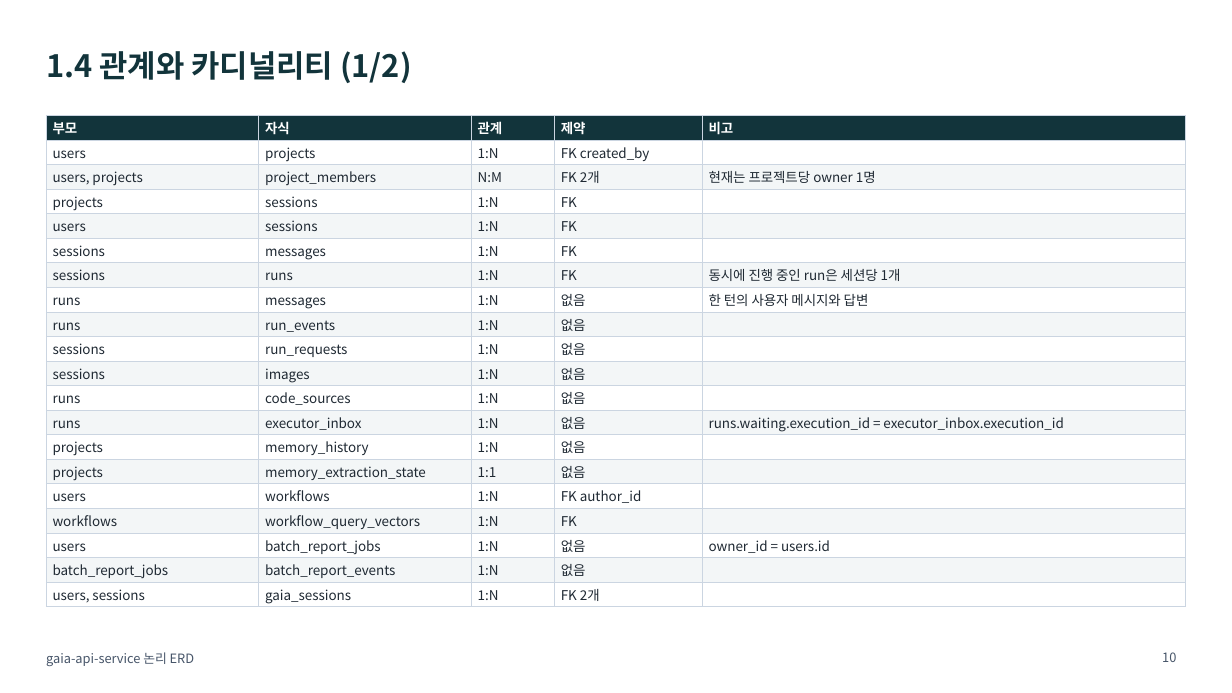
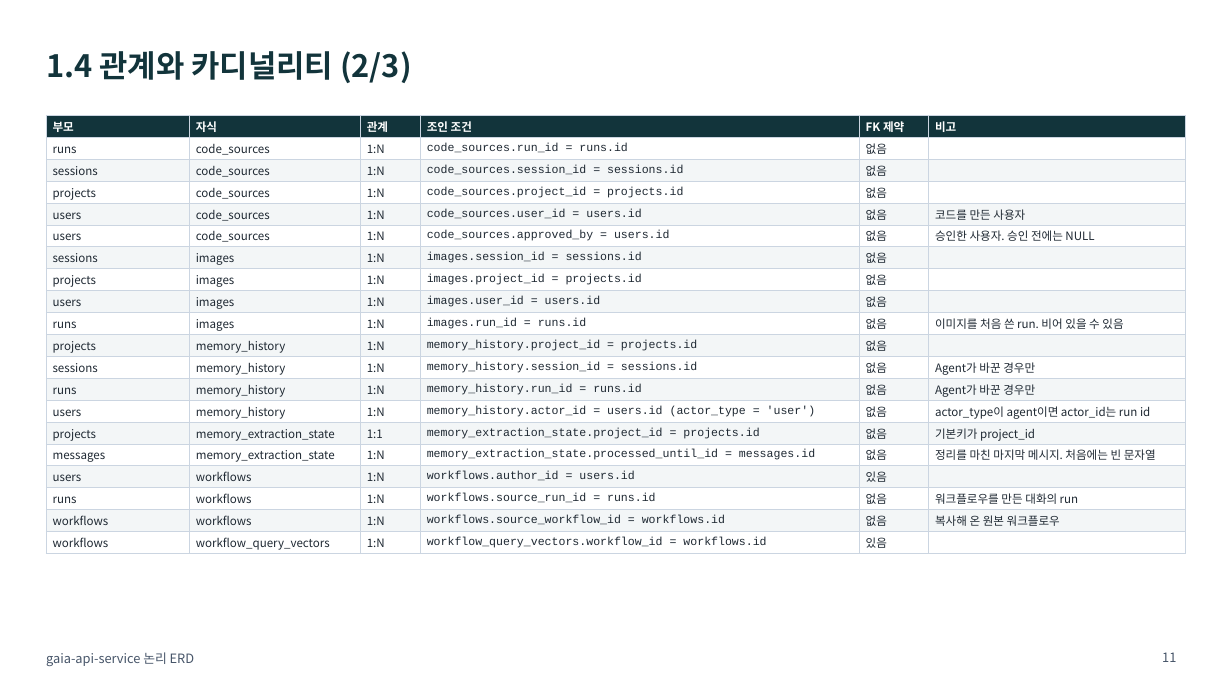
Before and after one commit to KimHwaJin/pr-agentic-service, a slide deck: slide 11 of docs/deliverables/04-erd-logical.pptx (slide 10 before the commit). Drawn at 1232x693 pixels with LibreOffice and Linux fonts; fonts in the diff are those of the drawing. Boxes give left, top, right and bottom in pixels: in the first picture for what was removed or moved away, otherwise in the second. Text is boxed around its words. In the diff, an @@ line names an element or a change of style, - is before the commit and + after.

```diff
--- a/docs/deliverables/04-erd-logical.pptx
+++ b/docs/deliverables/04-erd-logical.pptx
@@ title at (46, 51, 412, 83): text changed @@
-1.4 관계와 카디널리티 (1/2)
+1.4 관계와 카디널리티 (2/3)
@@ table at (46, 116, 1186, 554) @@
-column 1: 부모 | users | users, projects | projects | users | sessions | sessions | runs | runs | sessions | sessions | runs | runs | projects | projects | users | workflows | users | batch_report_jobs | users, sessions
-column 2: 자식 | projects | project_members | sessions | sessions | messages | runs | messages | run_events | run_requests | images | code_sources | executor_inbox | memory_history | memory_extraction_state | workflows | workflow_query_vectors | batch_report_jobs | batch_report_events | gaia_sessions
-column 3: 관계 | 1:N | N:M | 1:N | 1:N | 1:N | 1:N | 1:N | 1:N | 1:N | 1:N | 1:N | 1:N | 1:N | 1:1 | 1:N | 1:N | 1:N | 1:N | 1:N
-column 4: 제약 | FK created_by | FK 2개 | FK | FK | FK | FK | 없음 | 없음 | 없음 | 없음 | 없음 | 없음 | 없음 | 없음 | FK author_id | FK | 없음 | 없음 | FK 2개
-column 5: 비고 |  | 현재는 프로젝트당 owner 1명 |  |  |  | 동시에 진행 중인 run은 세션당 1개 | 한 턴의 사용자 메시지와 답변 |  |  |  |  | runs.waiting.execution_id = executor_inbox.execution_id |  |  |  |  | owner_id = users.id |  | 
+column 1: 부모 | runs | sessions | projects | users | users | sessions | projects | users | runs | projects | sessions | runs | users | projects | messages | users | runs | workflows | workflows
+column 2: 자식 | code_sources | code_sources | code_sources | code_sources | code_sources | images | images | images | images | memory_history | memory_history | memory_history | memory_history | memory_extraction_state | memory_extraction_state | workflows | workflows | workflows | workflow_query_vectors
+column 3: 관계 | 1:N | 1:N | 1:N | 1:N | 1:N | 1:N | 1:N | 1:N | 1:N | 1:N | 1:N | 1:N | 1:N | 1:1 | 1:N | 1:N | 1:N | 1:N | 1:N
+column 4: 조인 조건 | code_sources.run_id = runs.id | code_sources.session_id = sessions.id | code_sources.project_id = projects.id | code_sources.user_id = users.id | code_sources.approved_by = users.id | images.session_id = sessions.id | images.project_id = projects.id | images.user_id = users.id | images.run_id = runs.id | memory_history.project_id = projects.id | memory_history.session_id = sessions.id | memory_history.run_id = runs.id | memory_history.actor_id = users.id (actor_type = 'user') | memory_extraction_state.project_id = projects.id | memory_extraction_state.processed_until_id = messages.id | workflows.author_id = users.id | workflows.source_run_id = runs.id | workflows.source_workflow_id = workflows.id | workflow_query_vectors.workflow_id = workflows.id
+column 5: FK 제약 | 없음 | 없음 | 없음 | 없음 | 없음 | 없음 | 없음 | 없음 | 없음 | 없음 | 없음 | 없음 | 없음 | 없음 | 없음 | 있음 | 없음 | 없음 | 있음
+column 6: 비고 |  |  |  | 코드를 만든 사용자 | 승인한 사용자. 승인 전에는 NULL |  |  |  | 이미지를 처음 쓴 run. 비어 있을 수 있음 |  | Agent가 바꾼 경우만 | Agent가 바꾼 경우만 | actor_type이 agent이면 actor_id는 run id | 기본키가 project_id | 정리를 마친 마지막 메시지. 처음에는 빈 문자열 |  | 워크플로우를 만든 대화의 run | 복사해 온 원본 워크플로우 | 
@@ page number at (1162, 652, 1176, 662): text changed @@
-10
+11
```
Also in this commit, not shown: 3 other slides changed, 2 slides added, 5 other files.
